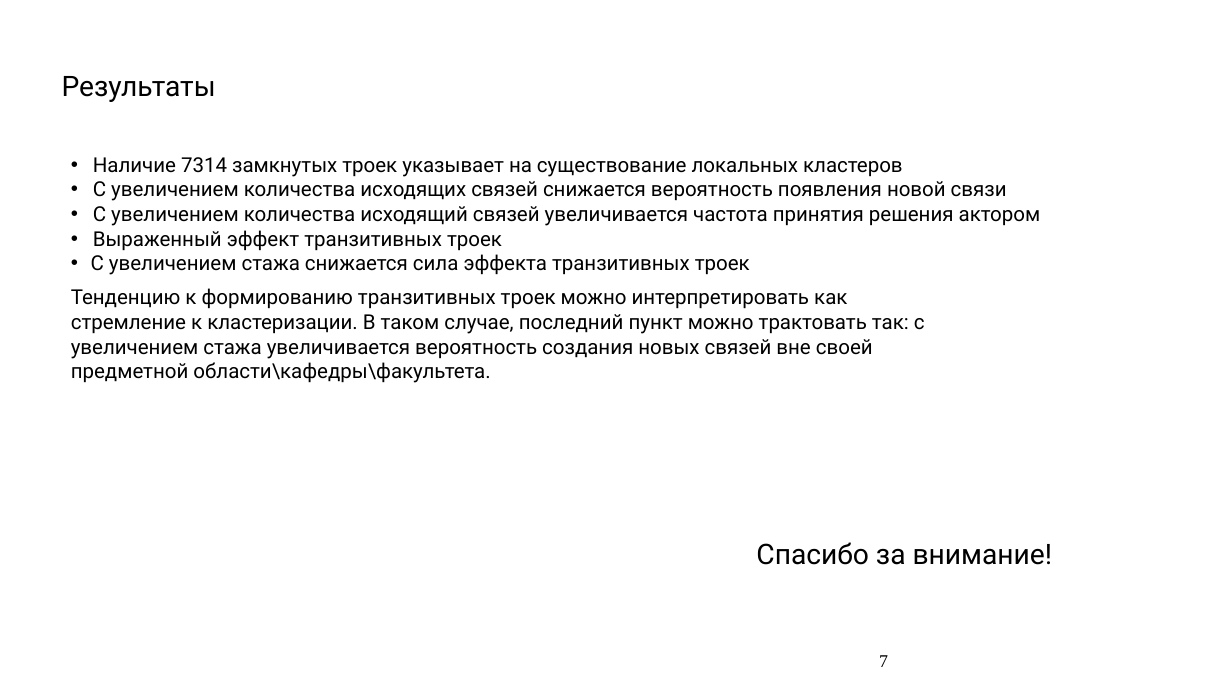
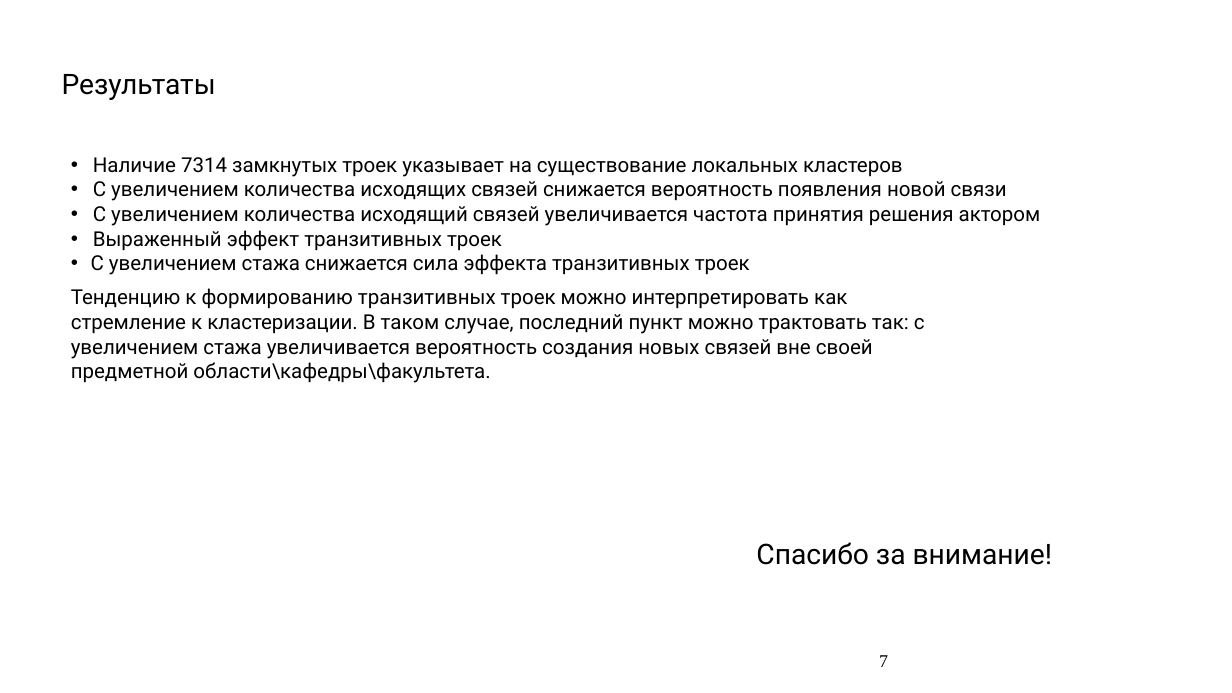
Before and after one commit to Amatikay/TermPaperSlides, a slide deck: slide 7 of SAOM_TermPaper.pptx. Drawn at 1232x693 pixels with LibreOffice and Linux fonts; fonts in the diff are those of the drawing. Boxes give left, top, right and bottom in pixels: in the first picture for what was removed or moved away, otherwise in the second. Text is boxed around its words. In the diff, an @@ line names an element or a change of style, - is before the commit and + after.

```diff
--- a/SAOM_TermPaper.pptx
+++ b/SAOM_TermPaper.pptx
@@ title "Результаты" at box(62, 74, 216, 100): line spacing 1 to 0.9 @@
```
Also in this commit, not shown: 7 other slides changed, 1 slide added, 1 slide removed.
